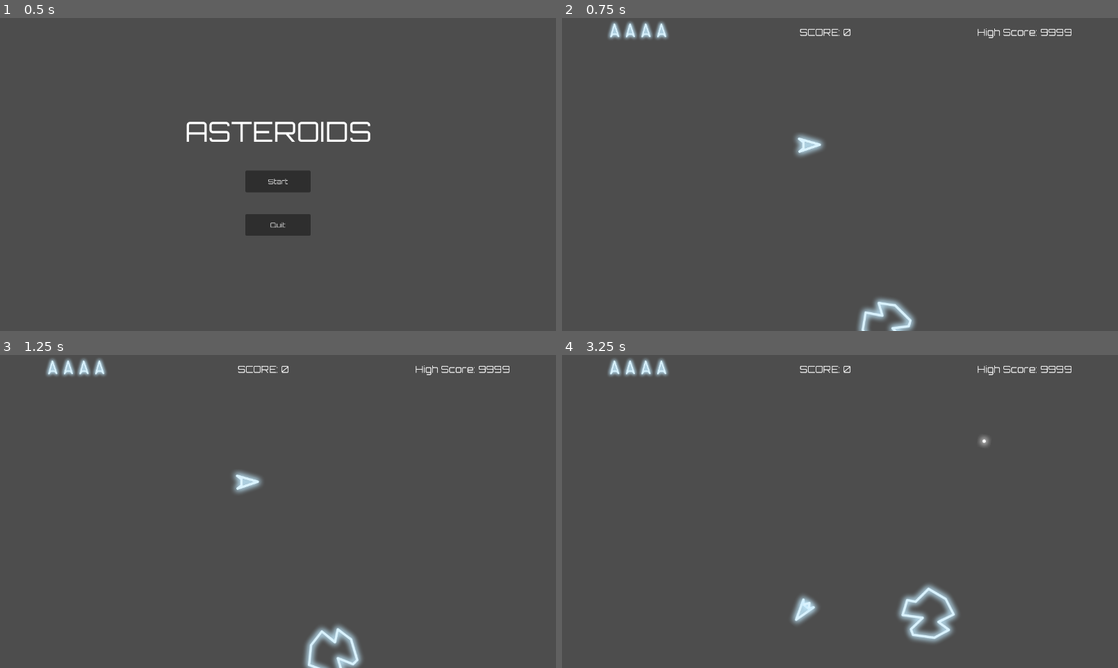
Above: before the commit, frames 1-4 (two rows, left to right).
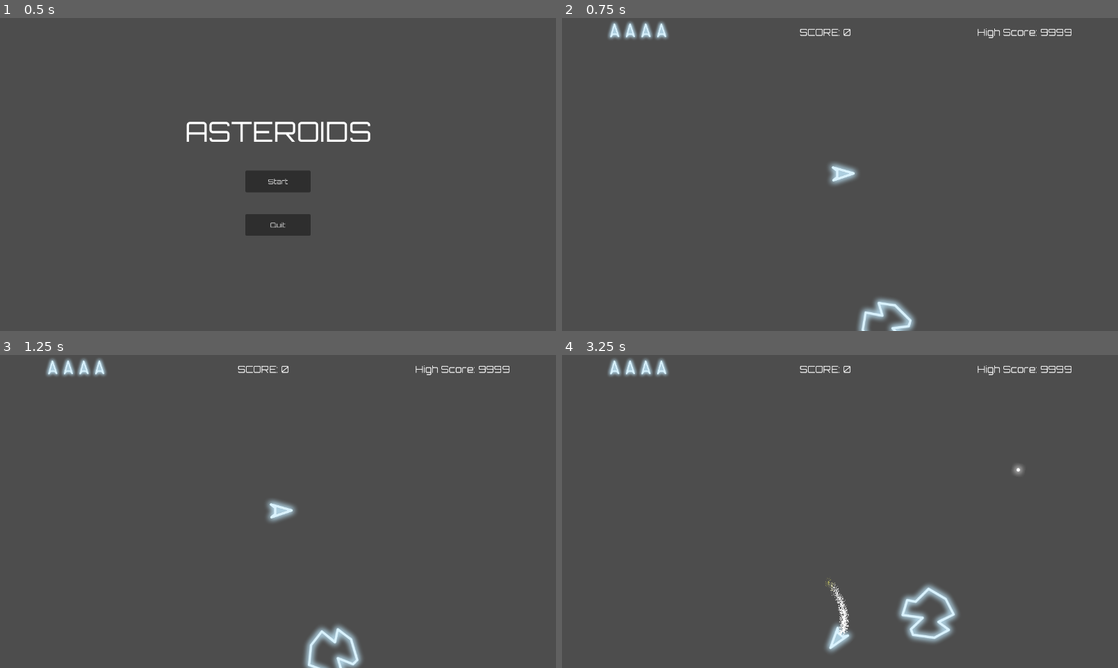
Above: after the commit, the same moments.

Repository: AllanSechrist/asteroids
Game: Godot game, scene res://scenes/UI/menu_base.tscn
The game is run twice, just before and just after one commit, with the same random seed, the same clock (stepped at 60 frames per second) and the same inputs.
Inputs:
- Up to frame 1 (0.5 s): no input
- Up to frame 2 (0.75 s): click "Start" at 0.5 s
- Up to frame 3 (1.25 s): no input
- Up to frame 4 (3.25 s): hold D (turn_right) 1.28-2.03 s; hold W (move) 1.28-2.03 s; hold A (turn_left) 2.03-2.78 s; tap Space (fire) at 2.1 s; tap W (move) at 2.3 s; hold D (turn_right) from 2.78 s (still down); hold W (move) from 2.78 s (still down)

Frame 1 is identical in both runs. In frame 2, 0.6% of the frame differs, in the area x 41-54%, y 36-54%; in frame 3, 0.6%; in frame 4, 0.9%, in the area x 41-83%, y 25-96%.

Commit message:
tweek ship stats, add thruster particle effects

Diff:
--- a/scenes/game manager.gd
+++ b/scenes/game manager.gd
@@ -7,8 +7,6 @@
 
 
 @onready var ship: Ship = $Ship
-@onready var respawn_point: RespawnPoint = $RespawnPoint
-
 
 var lives: int
 var score := 0
@@ -46,8 +44,6 @@
 func _on_ship_death() -> void:
 	lives -= 1
 	lives_changed.emit(lives)
-	#await get_tree().create_timer(respawn_time).timeout
-	#ship.global_position = respawn_point.global_position
 	if lives <= 0:
 		GameState.last_score = score
 		await get_tree().create_timer(1.0).timeout
--- a/scenes/sandbox.tscn
+++ b/scenes/sandbox.tscn
@@ -7,7 +7,6 @@
 [ext_resource type="PackedScene" uid="uid://8eholi4ay2oe" path="res://scenes/UI/lives_icon.tscn" id="5_tpt06"]
 [ext_resource type="PackedScene" uid="uid://dqpenmioq0la4" path="res://scenes/UI/ui.tscn" id="6_17a3a"]
 [ext_resource type="PackedScene" uid="uid://dcacstden4rpd" path="res://scenes/managers/game_manager.tscn" id="7_4b02c"]
-[ext_resource type="PackedScene" uid="uid://1wkwro621d74" path="res://scenes/ship/respawn_point.tscn" id="7_17a3a"]
 
 [node name="Sandbox" type="Node2D" unique_id=1026063426]
 script = ExtResource("1_4b02c")
@@ -20,8 +19,6 @@
 starting_asteroids = 1
 spawn_buffer = 1.5
 
-[node name="RespawnPoint" parent="GameManager" unique_id=851458566 instance=ExtResource("7_17a3a")]
-
 [node name="Ship" parent="GameManager" unique_id=923968611 instance=ExtResource("1_2ddto")]
 position = Vector2(562, 294)
 motion_mode = 1
--- a/scenes/ship/ship.gd
+++ b/scenes/ship/ship.gd
@@ -25,6 +25,7 @@
 @onready var hurt_box: HurtBox = $HurtBox
 @onready var death_particles: CPUParticles2D = $DeathParticles
 @onready var thruster_sound_effects: AudioStreamPlayer2D = $ThrusterSoundEffects
+@onready var thruster_fx: CPUParticles2D = $ThrusterFX
 @onready var invulnerability_animation: AnimationPlayer = $InvulnerabilityAnimation
 
 var state: ShipState = ShipState.ALIVE
@@ -35,6 +36,8 @@
 
 func _ready() -> void:
 	hurt_box.hit.connect(_on_hurtbox_hit)
+	global_position = get_viewport_rect().size / 2
+	thruster_fx.emitting = false
 	death_particles.emitting = false
 	death_particles.one_shot = true
 
@@ -61,11 +64,11 @@
 		var forward_direction = Vector2.RIGHT.rotated(rotation)
 		velocity += forward_direction * thrust_speed * delta
 		velocity = velocity.limit_length(max_speed)
-		thruster_animation.play("Thrust")
+		thruster_fx.emitting = true
 		if !thruster_sound_effects.is_playing():
 			thruster_sound_effects.play()
 	else:
-		thruster_animation.play("Idle")
+		thruster_fx.emitting = false
 		thruster_sound_effects.stop()
 	position += velocity * delta
 
@@ -97,6 +100,7 @@
 	state = ShipState.DEAD
 	velocity = Vector2.ZERO
 	death.emit()
+	thruster_fx.emitting = false
 	death_particles.emitting = true
 	thruster_animation.visible = false
 	await get_tree().create_timer(respawn_time).timeout
--- a/scenes/ship/ship.tscn
+++ b/scenes/ship/ship.tscn
@@ -9,6 +9,7 @@
 [ext_resource type="PackedScene" uid="uid://bnlpj8hxysptn" path="res://scenes/FX/deathFX/death particles/death_particles.tscn" id="6_dh1m8"]
 [ext_resource type="AudioStream" uid="uid://rrmlvwn6elo5" path="res://assets/sounds/bullets/laserSmall_001.ogg" id="7_7nsyl"]
 [ext_resource type="AudioStream" uid="uid://bkw458obqo362" path="res://assets/sounds/ship/thrusterFire_001.ogg" id="8_0s5ox"]
+[ext_resource type="PackedScene" uid="uid://u3cu4g38x0vf" path="res://scenes/ship/thruster_fx.tscn" id="10_37jfo"]
 
 [sub_resource type="CircleShape2D" id="CircleShape2D_c54or"]
 radius = 12.0415945
@@ -101,4 +102,8 @@
 [node name="ThrusterSoundEffects" type="AudioStreamPlayer2D" parent="." unique_id=548504246]
 stream = ExtResource("8_0s5ox")
 
+[node name="ThrusterFX" parent="." unique_id=1155546622 instance=ExtResource("10_37jfo")]
+position = Vector2(-15, 0)
+rotation = -3.1415927
+
 [connection signal="timeout" from="InvulnerabilityTimer" to="." method="_on_invulnerability_timer_timeout"]
--- /dev/null
+++ b/scenes/ship/thruster_fx.tscn
@@ -0,0 +1,26 @@
+[gd_scene format=3 uid="uid://u3cu4g38x0vf"]
+
+[sub_resource type="Curve" id="Curve_3y1by"]
+_data = [Vector2(0, 1), 0.0, 0.0, 0, 0, Vector2(1, 0.48314613), 0.0, 0.0, 0, 0]
+point_count = 2
+
+[sub_resource type="Gradient" id="Gradient_uq6yq"]
+offsets = PackedFloat32Array(0, 0.4074074, 0.79012346, 1)
+colors = PackedColorArray(1, 1, 1, 1, 1, 1, 1, 1, 1, 1, 1, 1, 1, 1, 0, 0)
+
+[node name="ThrusterFX" type="CPUParticles2D" unique_id=1155546622]
+emitting = false
+amount = 2000
+lifetime = 0.2
+emission_shape = 1
+emission_sphere_radius = 10.0
+spread = 0.0
+gravity = Vector2(0, 0)
+initial_velocity_min = 310.0
+initial_velocity_max = 350.0
+radial_accel_min = -70.0
+radial_accel_max = -70.0
+scale_amount_min = 0.5
+scale_amount_max = 2.0
+scale_amount_curve = SubResource("Curve_3y1by")
+color_ramp = SubResource("Gradient_uq6yq")
